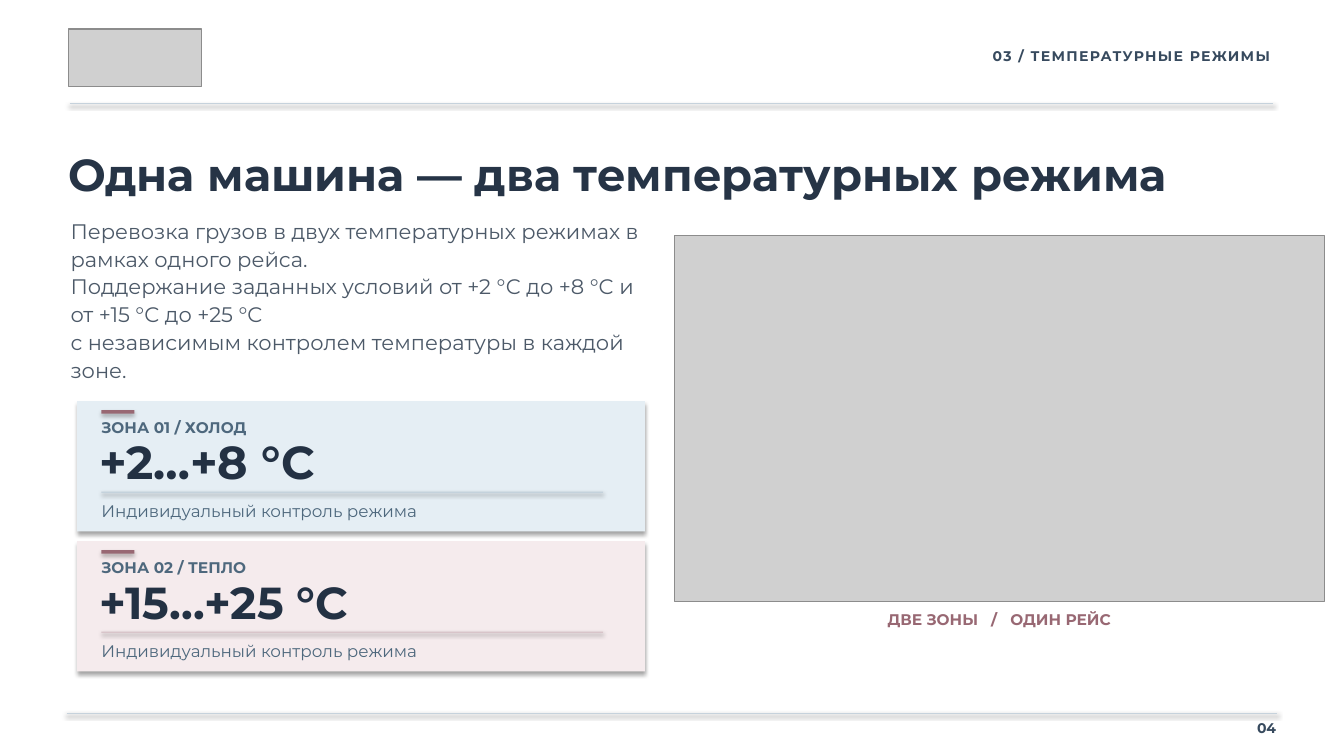
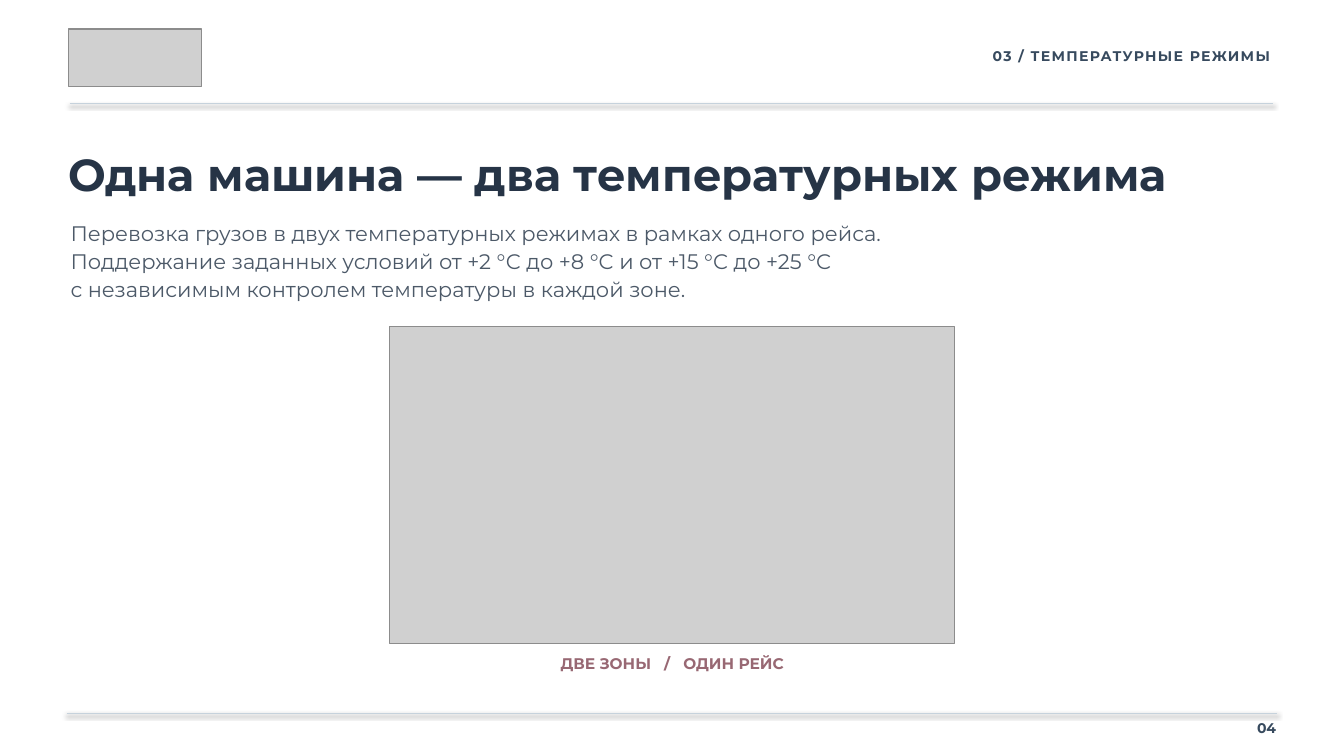
Before and after one commit to clouderefresh-arch/presentation, a slide deck: slide 4 of OLS-presentation.pptx. Drawn at 1344x756 pixels with LibreOffice and Linux fonts; fonts in the diff are those of the drawing; grey boxes stand for pictures. Boxes give left, top, right and bottom in pixels: in the first picture for what was removed or moved away, otherwise in the second. Text is boxed around its words. In the diff, an @@ line names an element or a change of style, - is before the commit and + after.

```diff
--- a/OLS-presentation.pptx
+++ b/OLS-presentation.pptx
@@ text "Перевозка грузов в двух температурных ..." rewrapped from box(71, 224, 639, 378) to box(71, 225, 881, 301) @@
@@ picture: place and size @@
-picture at box(675, 236, 1324, 601)
+picture at box(390, 327, 955, 644)
@@ rectangle removed at box(78, 401, 645, 531) @@
@@ rectangle removed at box(102, 410, 135, 413) @@
@@ text removed at box(99, 446, 315, 480) @@
-+2…+8 °C
@@ text removed at box(101, 422, 246, 435) @@
-ЗОНА 01 / ХОЛОД
@@ text removed at box(101, 505, 417, 521) @@
-Индивидуальный контроль режима
@@ rectangle removed at box(102, 492, 604, 493) @@
@@ rectangle removed at box(78, 541, 645, 671) @@
@@ text removed at box(101, 562, 246, 573) @@
-ЗОНА 02 / ТЕПЛО
@@ rectangle removed at box(102, 551, 135, 554) @@
@@ text removed at box(99, 587, 349, 620) @@
-+15…+25 °C
@@ text removed at box(101, 645, 417, 661) @@
-Индивидуальный контроль режима
@@ rectangle removed at box(102, 632, 604, 633) @@
@@ text "ДВЕ ЗОНЫ / ОДИН РЕЙС": place and size @@
-text "ДВЕ ЗОНЫ / ОДИН РЕЙС" at box(888, 611, 1111, 627)
+text "ДВЕ ЗОНЫ / ОДИН РЕЙС" at box(561, 655, 784, 671)
```
Also in this commit, not shown: 2 other slides changed, 1 other file.
